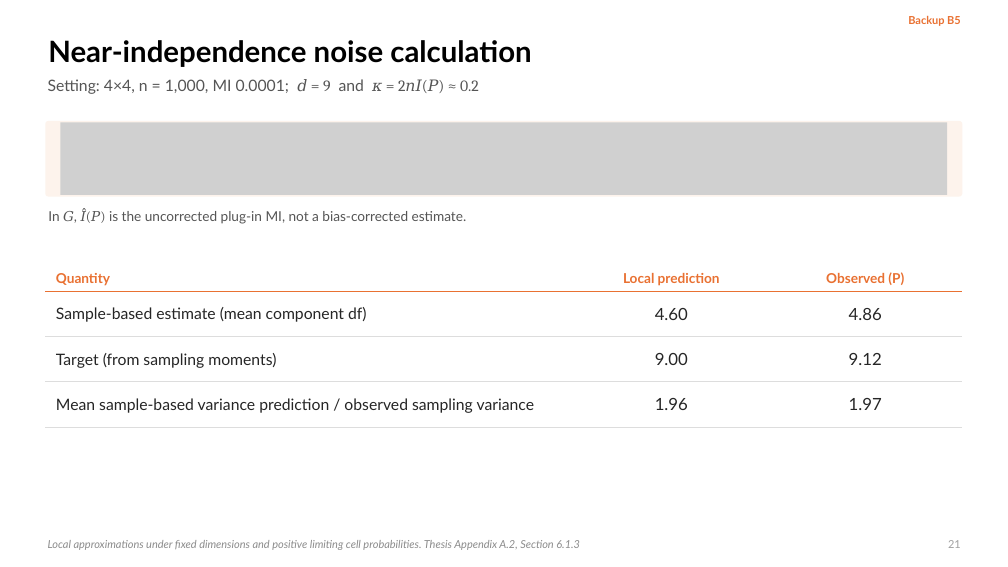
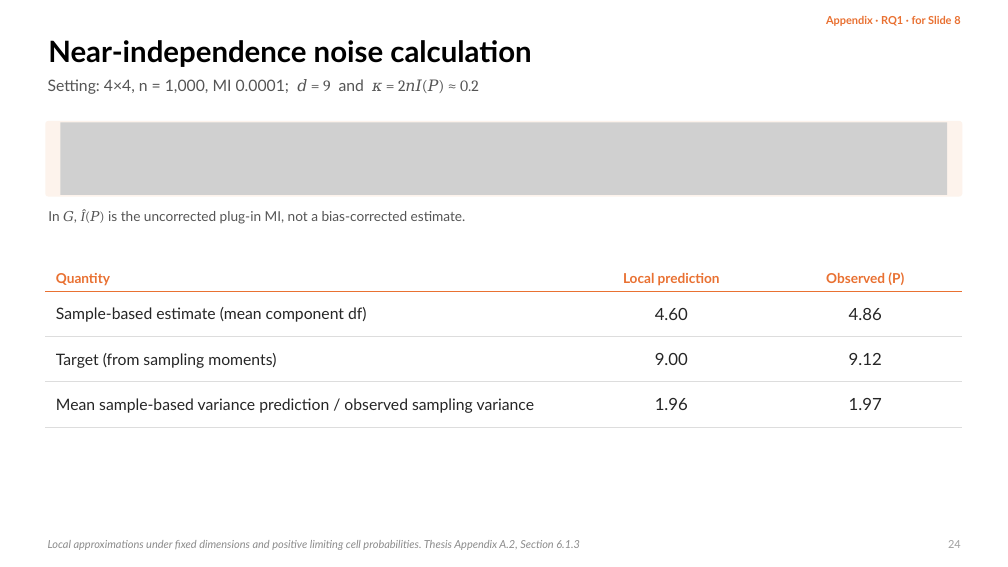
Before and after one commit to dzhao61/MCSResearchSimulations, a slide deck: slide 24 of Thesis Presentation/Daniel_Zhao_Welch_MI_Presentation.pptx (slide 21 before the commit). Drawn at 1008x567 pixels with LibreOffice and Linux fonts; fonts in the diff are those of the drawing; grey boxes stand for pictures. Boxes give left, top, right and bottom in pixels: in the first picture for what was removed or moved away, otherwise in the second. Text is boxed around its words. In the diff, an @@ line names an element or a change of style, - is before the commit and + after.

```diff
--- a/Thesis Presentation/Daniel_Zhao_Welch_MI_Presentation.pptx
+++ b/Thesis Presentation/Daniel_Zhao_Welch_MI_Presentation.pptx
@@ text at bbox=[826, 16, 960, 26]: text changed @@
-Backup B5
+Appendix · RQ1 · for Slide 8
@@ text at bbox=[48, 210, 466, 224]: text changed @@
-In 𝐺, 𝐼̂(𝑃) is the uncorrected plug-in MI, not a bias-corrected estimate.
+In 𝐺, Î(𝑃) is the uncorrected plug-in MI, not a bias-corrected estimate.
@@ page number at bbox=[948, 540, 961, 548]: text changed @@
-21
+24
```
Also in this commit, not shown: 24 other slides changed, 6 slides added, 3 slides removed, 14 other files.
